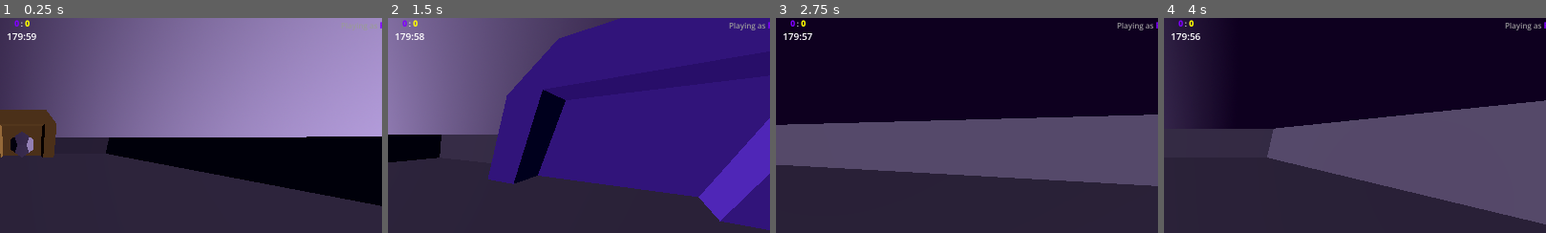
Above: before the commit, frames 1-4 (left to right).
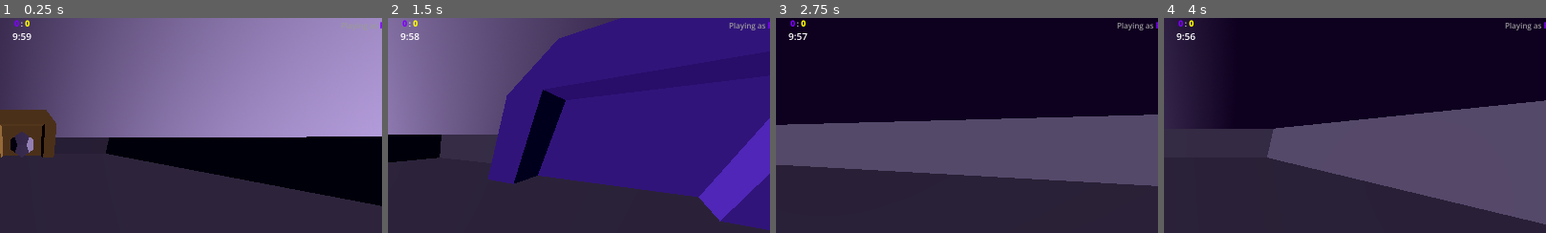
Above: after the commit, the same moments.

Repository: Matto58/dodecahedronfootball
Game: Godot game, scene res://maps/testmap.tscn
Same seed, same stepped clock (60 frames per second), same inputs: the game is played once before the commit and once after it. This scene is started directly instead of the project's main scene.
Inputs:
- Up to frame 1 (0.25 s): no input
- Up to frame 2 (1.5 s): hold D (right) 0.53-1.28 s; hold Shift (sprint) 0.53-1.28 s; hold S (backward) from 1.28 s (still down); tap Space (yump) at 1.35 s
- Up to frame 3 (2.75 s): release S (backward) at 2.03 s; hold D (right) from 2.03 s (still down); hold Shift (sprint) from 2.03 s (still down)
- Up to frame 4 (4 s): release D (right) at 2.78 s; release Shift (sprint) at 2.78 s; hold W (forward) 2.78-3.53 s; tap Space (yump) at 2.85 s; hold A (left) from 3.53 s (still down); hold Shift (sprint) from 3.53 s (still down)
The pictures show only the part of the screen within x 47-97%, y 0-50%; the shares and areas given below are measured in that part.

The runs differ from the first frame. In frame 1, 0.1% of the frame differs, in the area x 2-10%, y 7-11%; in frame 2, 0.1%; in frame 3, 0.2%; in frame 4, 0.2%.

Commit message:
set test map time to 10 mins, force 180 minutes when starting sandbox

Diff:
--- a/maps/testmap.tscn
+++ b/maps/testmap.tscn
@@ -110,4 +110,4 @@
 isYellow = true
 
 [node name="Timer" type="Timer" parent="." unique_id=1400241490]
-wait_time = 10800.0
+wait_time = 600.0
--- a/scripts/main_menu.gd
+++ b/scripts/main_menu.gd
@@ -10,6 +10,8 @@
 	loadedMap.purpleBots = pb
 	loadedMap.yellowBots = yb
 	loadedMap.mainPlayerIsYellow = yello
+	if not $HBoxContainer/PanelContainer3.visible:
+		loadedMap.roundTimer.wait_time = 10800.0
 	get_tree().change_scene_to_node(loadedMap)
 
 func changeToMap(mapPathOrName: String, builtIn: bool = true):
